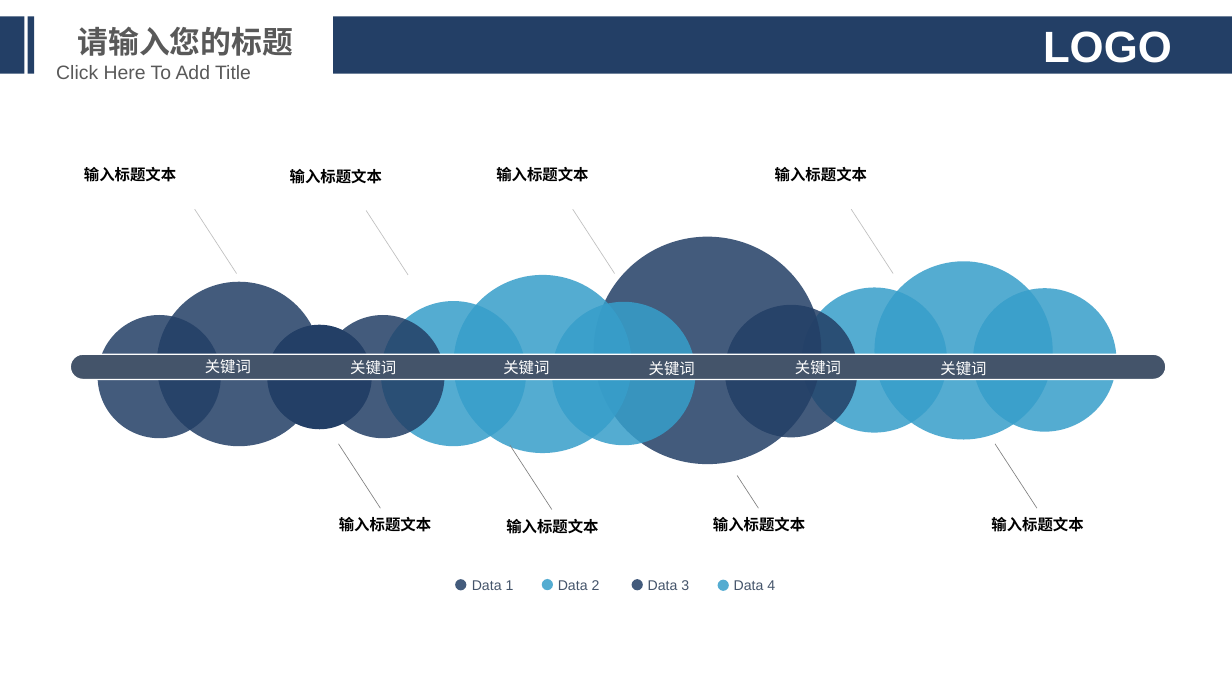
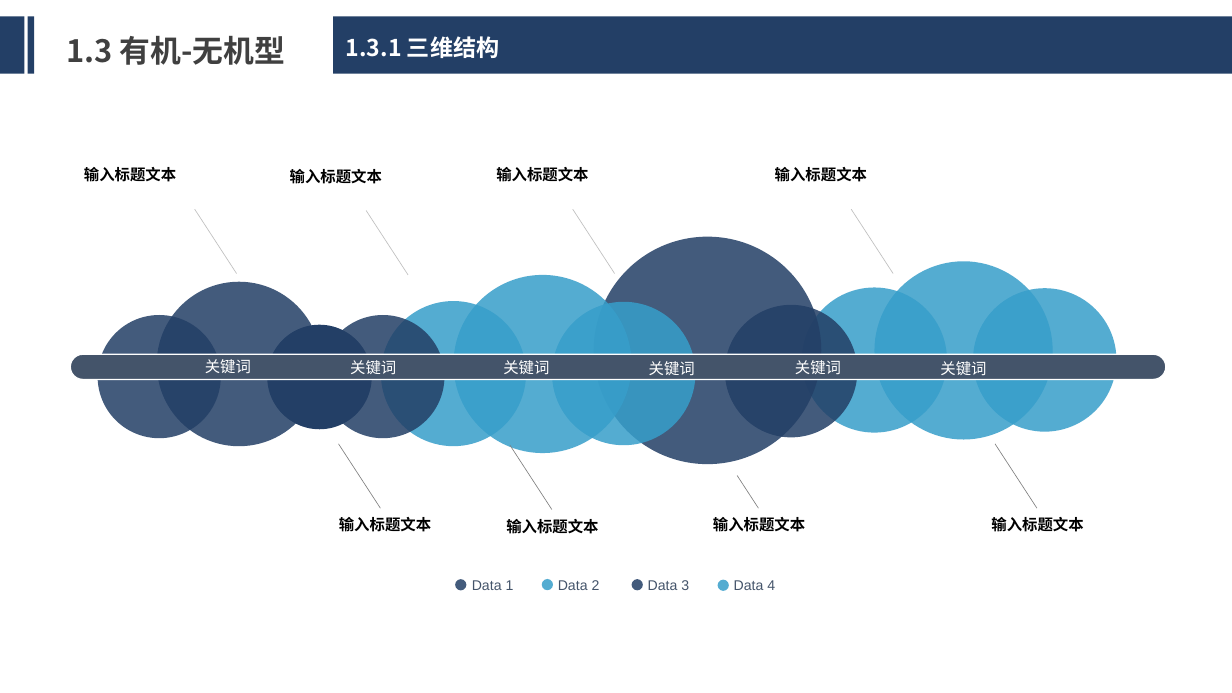
Before and after one commit to Runjunjin/spring, a slide deck: slide 7 of referencereport/PPT/conclusion.pptx. Drawn at 1232x693 pixels with LibreOffice and Linux fonts; fonts in the diff are those of the drawing; background and template pictures are left out. Boxes give left, top, right and bottom in pixels: in the first picture for what was removed or moved away, otherwise in the second. Text is boxed around its words. In the diff, an @@ line names an element or a change of style, - is before the commit and + after.

Commit message:
2022/6/26updating

```diff
--- a/referencereport/PPT/conclusion.pptx
+++ b/referencereport/PPT/conclusion.pptx
@@ text removed at <box>77,27,293,56</box> @@
-请输入您的标题
@@ text added at <box>66,36,285,65</box>, 24 pt, text #404040, bold @@
+1.3 有机-无机型
@@ text added at <box>346,36,499,58</box>, 18 pt, text #FFFFFF, bold @@
+1.3.1 三维结构
@@ text removed at <box>1043,31,1172,63</box> @@
-LOGO
@@ text removed at <box>56,65,251,79</box> @@
-Click Here To Add Title
```
Also in this commit, not shown: 17 other slides changed, 8 slides added, 5 slides removed.
